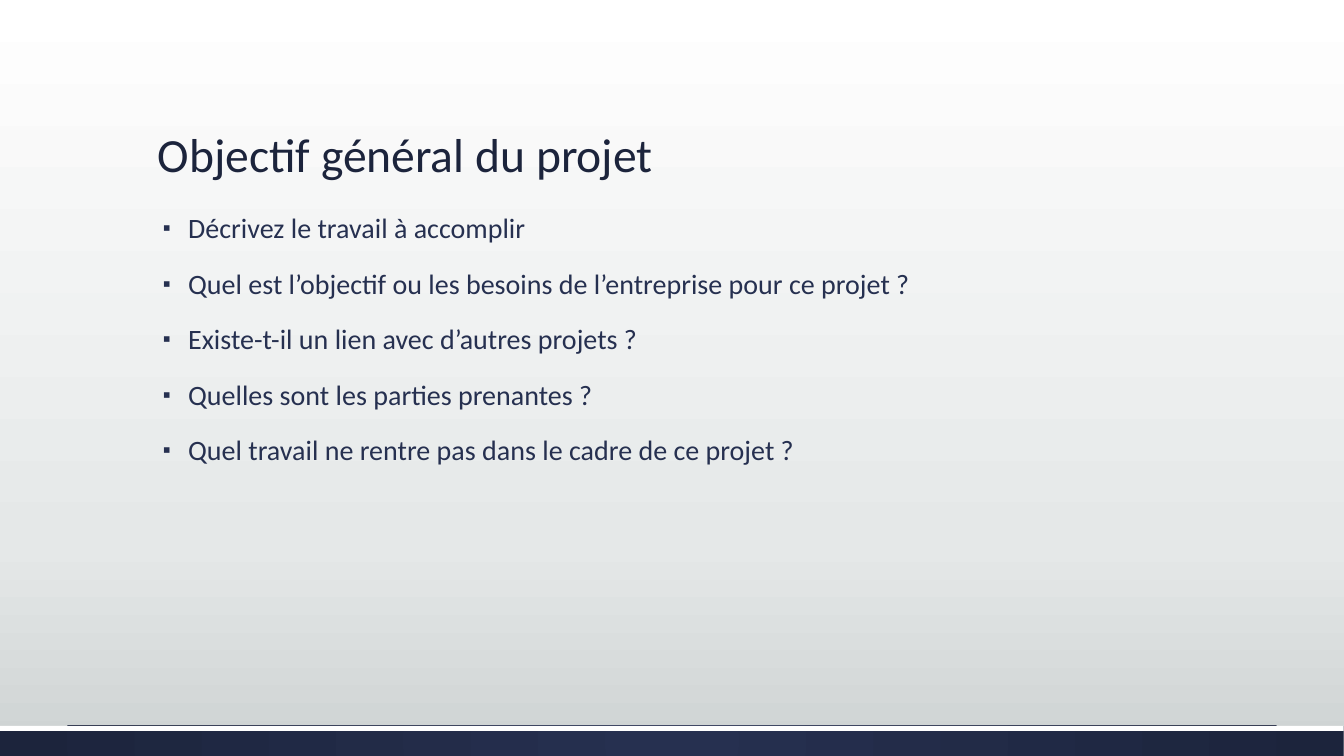
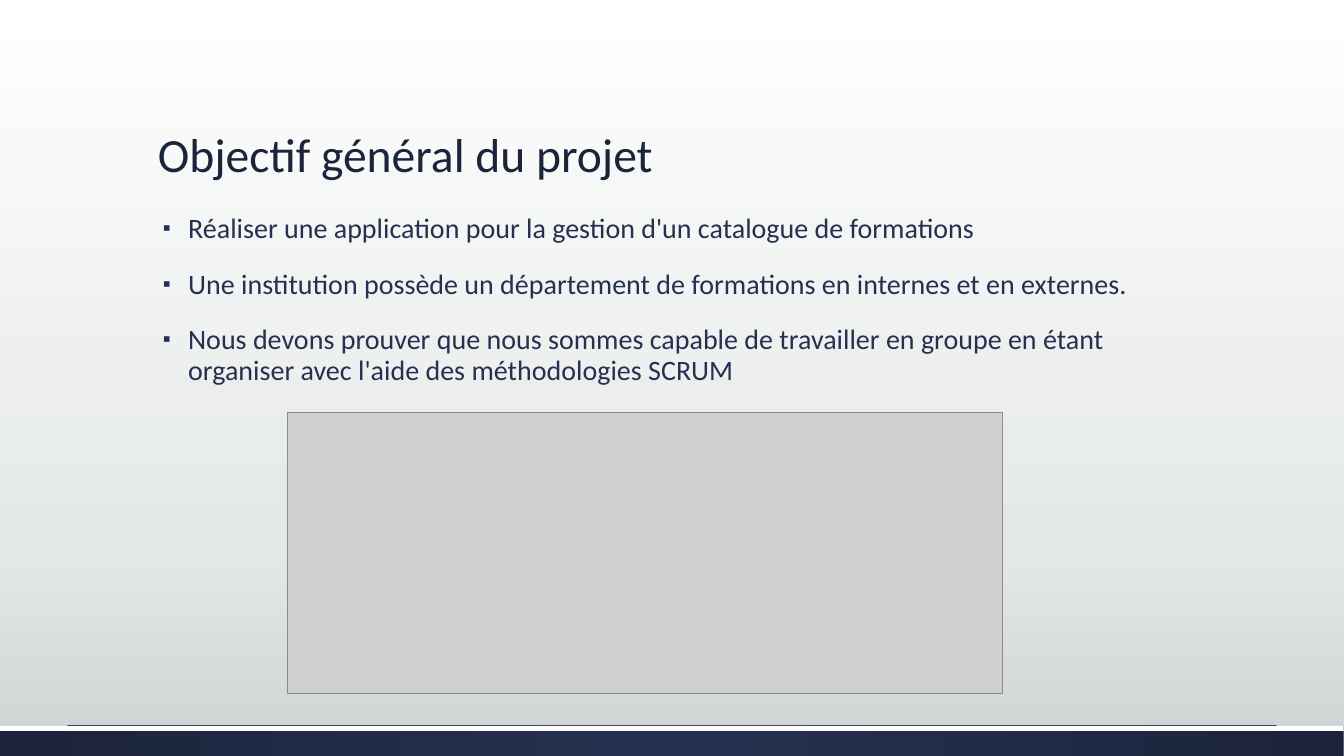
Before and after one commit to Lvoy/PROJET, a slide deck: slide 2 of production/documentation/Projet GesProj2.pptx (slide 3 before the commit). Drawn at 1344x756 pixels with LibreOffice and Linux fonts; fonts in the diff are those of the drawing; grey boxes stand for pictures. Boxes give left, top, right and bottom in pixels: in the first picture for what was removed or moved away, otherwise in the second. Text is boxed around its words. In the diff, an @@ line names an element or a change of style, - is before the commit and + after.

```diff
--- a/production/documentation/Projet GesProj2.pptx
+++ b/production/documentation/Projet GesProj2.pptx
@@ text at box(188, 218, 1126, 385): text changed @@
-▪ Décrivez le travail à accomplir
-▪ Quel est l’objectif ou les besoins de l’entreprise pour ce projet ?
-▪ Existe-t-il un lien avec d’autres projets ?
-▪ Quelles sont les parties prenantes ?
-▪ Quel travail ne rentre pas dans le cadre de ce projet ?
+▪ Réaliser une application pour la gestion d'un catalogue de formations
+▪ Une institution possède un département de formations en internes et en externes.
+▪ Nous devons prouver que nous sommes capable de travailler en groupe en étant organiser avec l'aide des méthodologies SCRUM
@@ picture added at box(287, 412, 1003, 694) @@
```
Also in this commit, not shown: 5 other slides changed, 8 slides added, 8 slides removed.
